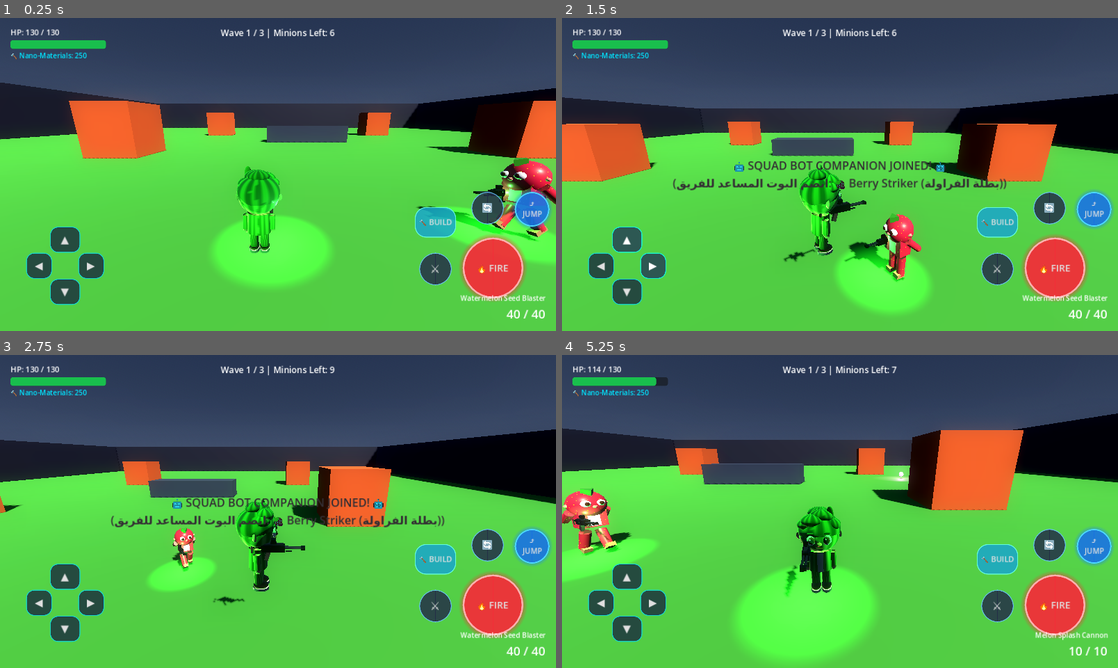
Above: before the commit, frames 1-4 (two rows, left to right).
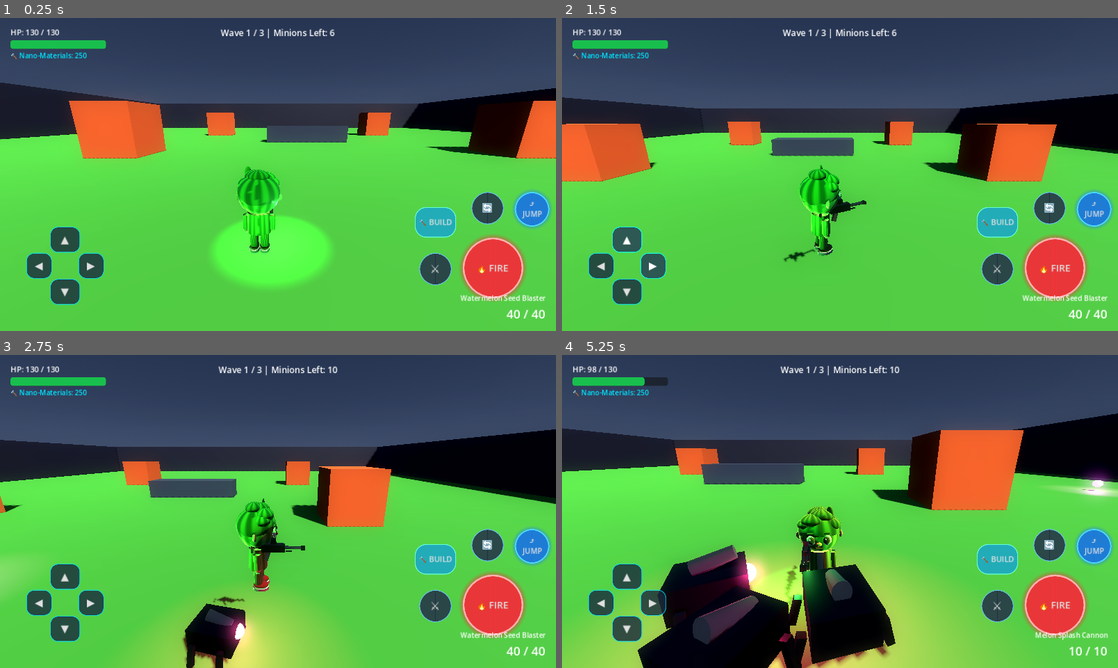
Above: after the commit, the same moments.

Repository: Seif796/TitanStrike-iOS
Game: Godot game, scene res://scenes/arena.tscn
The game is run twice, just before and just after one commit, with the same random seed, the same clock (stepped at 60 frames per second) and the same inputs. This scene is started directly instead of the project's main scene.
Inputs (mouse positions are in pixels of both pictures, inside the frame that each line leads up to):
- Up to frame 1 (0.25 s): no input
- Up to frame 2 (1.5 s): move the mouse to (962, 158) at 0.52 s; press the mouse at (962, 158) at 0.53 s; hold D (move_right) 0.53-1.25 s; tap Space (jump) at 0.77, 0.8, 1.07 s; release the mouse at (962, 158) at 1.25 s; drag from (728, 190) to (812, 237) at 1.27 s
- Up to frame 3 (2.75 s): move the mouse to (333, 442) at 2.02 s; press the mouse at (333, 442) at 2.03 s; hold D (move_right) from 2.03 s (still down); tap Space (jump) at 2.3 s
- Up to frame 4 (5.25 s): release D (move_right) at 2.75 s; release the mouse at (895, 442) at 2.75 s; drag from (812, 574) to (673, 464) at 2.77 s; move the mouse to (1006, 558) at 3.52 s; hold A (move_left) 3.53-4.25 s; tap = (switch_weapon) at 3.6 s; tap Space (jump) at 3.77, 3.8, 4.07 s; tap R (reload) at 4.15 s; drag from (673, 464) to (756, 433) at 4.27 s; move the mouse to (867, 511) at 5.02 s; press the mouse at (867, 511) at 5.03 s; hold S (move_backward) from 5.03 s (still down)

The runs differ from the first frame. In frame 1, 2.9% of the frame differs, in the area x 74-100%, y 44-79%; in frame 2, 5.0%; in frame 3, 11%; in frame 4, 26%, in the area x 0-100%, y 3-100%.

Commit message:
Add bot on/off option, stage 2 with 4 harder waves, volley fire for minions, remove pillar collision to prevent boss sticking, balance bot to support role, and fix admin unlocked notification

Diff:
--- a/scenes/arena.tscn
+++ b/scenes/arena.tscn
@@ -82,31 +82,31 @@
 
 [node name="CoverPillar1" type="CSGBox3D" parent="Map"]
 transform = Transform3D(1, 0, 0, 0, 1, 0, 0, 0, 1, -14, 2, -10)
-use_collision = true
+use_collision = false
 size = Vector3(4, 4, 4)
 material = SubResource("StandardMaterial3D_cover")
 
 [node name="CoverPillar2" type="CSGBox3D" parent="Map"]
 transform = Transform3D(1, 0, 0, 0, 1, 0, 0, 0, 1, 14, 2, -10)
-use_collision = true
+use_collision = false
 size = Vector3(4, 4, 4)
 material = SubResource("StandardMaterial3D_cover")
 
 [node name="CoverPillar3" type="CSGBox3D" parent="Map"]
 transform = Transform3D(1, 0, 0, 0, 1, 0, 0, 0, 1, -16, 2, 12)
-use_collision = true
+use_collision = false
 size = Vector3(4, 4, 4)
 material = SubResource("StandardMaterial3D_cover")
 
 [node name="CoverPillar4" type="CSGBox3D" parent="Map"]
 transform = Transform3D(1, 0, 0, 0, 1, 0, 0, 0, 1, 16, 2, 12)
-use_collision = true
+use_collision = false
 size = Vector3(4, 4, 4)
 material = SubResource("StandardMaterial3D_cover")
 
 [node name="CenterBarrier" type="CSGBox3D" parent="Map"]
 transform = Transform3D(1, 0, 0, 0, 1, 0, 0, 0, 1, 0, 1, 2)
-use_collision = true
+use_collision = false
 size = Vector3(10, 2, 2.5)
 material = SubResource("StandardMaterial3D_cover")
 
--- a/scripts/arena.gd
+++ b/scripts/arena.gd
@@ -177,13 +177,15 @@
 	if not multiplayer.is_server():
 		return
 
-	var enemy_count = 6 + (GameManager.current_wave * 4)
+	var base_count = 6 + (GameManager.current_wave * 4)
+	var enemy_count = base_count * (2 if current_stage == 2 else 1)
 	GameManager.enemies_remaining = enemy_count
 	GameManager.wave_updated.emit(GameManager.current_wave, GameManager.max_waves, enemy_count)
 	rpc("_sync_wave_info", GameManager.current_wave, GameManager.max_waves, enemy_count)
 
+	var spawn_delay = 1.3 if current_stage == 1 else 0.7  # Faster spawns in stage 2
 	for i in range(enemy_count):
-		get_tree().create_timer(i * 1.3).timeout.connect(func():
+		get_tree().create_timer(i * spawn_delay).timeout.connect(func():
 			_spawn_minion()
 		)
 
@@ -266,10 +268,16 @@
 	var spawn_nodes = spawn_points.get_children()
 	var rand_spawn = spawn_nodes.pick_random()
 	var offset = Vector3(randf_range(-5, 5), 0, randf_range(-5, 5))
+	enemies_container.add_child(minion, true)
 	minion.global_position = rand_spawn.global_position + offset
-	enemies_container.add_child(minion, true)
+	# Scale difficulty with wave and stage
+	minion.wave_level = GameManager.current_wave + (3 if current_stage == 2 else 0)
+	minion.max_hp = 85.0 + (GameManager.current_wave * 15.0) + (60.0 if current_stage == 2 else 0.0)
+	minion.current_hp = minion.max_hp
+	minion.move_speed = 5.2 + (GameManager.current_wave * 0.3) + (1.8 if current_stage == 2 else 0.0)
 
 var current_boss_phase: int = 0
+var current_stage: int = 1
 
 func _start_boss_battle() -> void:
 	current_boss_phase = 1
@@ -302,9 +310,8 @@
 func _on_boss_stage_cleared(cleared_boss_id: int) -> void:
 	if cleared_boss_id == 1:
 		_reward_materials_all(150)
-		_full_heal_all_players() # Restore full health before Boss 2!
+		_full_heal_all_players()
 		rpc("_broadcast_hud_alert", "💥 BOSS 1 DESTROYED! HEALTH RESTORED! 💥\n⚠️ AN ANCIENT MEGA TITAN AWAKENS! (البيج بوس الثاني قادم - استعدوا!) ⚠️", Color(1.0, 0.85, 0.1))
-
 		get_tree().create_timer(4.5).timeout.connect(func():
 			if multiplayer.is_server():
 				current_boss_phase = 2
@@ -313,7 +320,25 @@
 	elif cleared_boss_id == 2:
 		_reward_materials_all(300)
 		_full_heal_all_players()
-		rpc("_broadcast_hud_alert", "🏆 ALL TITANS OBLITERATED! YOU SAVED CYBERFORT! 🏆", Color(0.2, 1.0, 0.3))
+		if current_stage == 1:
+			# Move to Stage 2 — 4 waves, much harder!
+			current_stage = 2
+			current_boss_phase = 0
+			GameManager.current_wave = 1
+			GameManager.max_waves = 4
+			GameManager.current_state = GameManager.GameState.WAVE_COMBAT
+			rpc("_broadcast_hud_alert", "🔥 STAGE 2 BEGINS! 4 WAVES OF CHAOS! 🔥\n(المرحلة الثانية بدأت - 4 موجات أشرس بكتير، استعد!)", Color(1.0, 0.3, 0.05))
+			get_tree().create_timer(5.0).timeout.connect(func():
+				if multiplayer.is_server():
+					_start_next_wave()
+			)
+		else:
+			# Stage 2 complete — TRUE victory!
+			rpc("_broadcast_hud_alert", "🏆 ALL STAGES CLEARED! YOU ARE LEGEND! 🏆\n(أنهيت اللعبة كاملة - أنت أسطورة!)", Color(0.15, 1.0, 0.3))
+			get_tree().create_timer(2.5).timeout.connect(func():
+				if multiplayer.is_server():
+					GameManager.rpc("trigger_game_over", true)
+			)
 
 @rpc("call_local", "reliable")
 func _broadcast_hud_alert(msg: String, col: Color) -> void:
--- a/scripts/game_manager.gd
+++ b/scripts/game_manager.gd
@@ -18,6 +18,7 @@
 signal wave_updated(current_wave: int, max_waves: int, enemies_left: int)
 signal game_over_triggered(is_victory: bool)
 signal retry_stage_requested()
+signal admin_newly_unlocked()
 
 var current_state: GameState = GameState.MENU
 var current_wave: int = 1
@@ -29,12 +30,13 @@
 var selected_map_id: int = 0
 
 # AI Bot Companion configuration for Solo Play
-var bot_enabled: bool = true
+var bot_enabled: bool = false  # Default OFF — player must choose to enable bot
 var bot_class_id: int = 1 # Default: Berry Striker 🍓
 
 # Progression & Retry system
 const SAVE_PATH = "user://game_save.cfg"
 var admin_unlocked: bool = false
+var admin_just_unlocked: bool = false
 var has_used_retry: bool = false
 
 const MAPS: Dictionary = {
@@ -97,6 +99,7 @@
 func start_game_scene() -> void:
 	current_state = GameState.WAVE_COMBAT
 	current_wave = 1
+	max_waves = 3
 	has_used_retry = false # Reset retry chance for the new match
 	get_tree().change_scene_to_file("res://scenes/arena.tscn")
 
@@ -112,7 +115,11 @@
 
 	current_state = GameState.VICTORY if is_victory else GameState.DEFEAT
 	if is_victory:
+		var was_already_unlocked = admin_unlocked
+		admin_just_unlocked = not was_already_unlocked
 		save_admin_unlocked()
+		if not was_already_unlocked:
+			admin_newly_unlocked.emit()
 	game_over_triggered.emit(is_victory)
 
 @rpc("any_peer", "call_local", "reliable")
--- a/scripts/hud.gd
+++ b/scripts/hud.gd
@@ -106,7 +106,10 @@
 		if is_victory:
 			end_title.text = "🏆 VICTORY! 🏆"
 			end_title.modulate = Color.GREEN
-			end_desc.text = "You eliminated both Titans!\n👑 ADMIN CHARACTER UNLOCKED! (تم فتح شخصية الأدمن 500 HP!) 👑"
+			if GameManager.admin_just_unlocked:
+				end_desc.text = "You eliminated both Titans!\n👑 ADMIN CHARACTER UNLOCKED! (تم فتح شخصية الأدمن 500 HP!) 👑"
+			else:
+				end_desc.text = "You eliminated both Titans!\n🏆 ALL BOSSES DEFEATED! CYBERFORT IS SAVED! 🏆"
 			if try_again_btn:
 				try_again_btn.visible = false
 		else:
--- a/scripts/main_menu.gd
+++ b/scripts/main_menu.gd
@@ -35,22 +35,34 @@
 	class_option.item_selected.connect(_on_class_selected)
 	_update_class_info(0)
 
-	# Populate Bot Companion classes
+	# Populate Bot Companion — first item is "No Bot"
 	if bot_option:
 		bot_option.clear()
+		bot_option.add_item("🚫 بدون بوت (Solo - No Bot)", -1)
 		for id in GameManager.CLASSES:
 			var c = GameManager.CLASSES[id]
 			if id == 3 and not GameManager.admin_unlocked:
-				bot_option.add_item("🔒 Admin (Locked)", id)
+				bot_option.add_item("🔒 Admin Bot (Locked)", id)
 			else:
-				bot_option.add_item(c["name"], id)
-		bot_option.select(GameManager.bot_class_id)
+				bot_option.add_item("🤖 " + c["name"], id)
+		# Reflect current saved state
+		if not GameManager.bot_enabled:
+			bot_option.select(0)
+		else:
+			bot_option.select(GameManager.bot_class_id + 1)
 		bot_option.item_selected.connect(func(idx: int):
-			if idx == 3 and not GameManager.admin_unlocked:
-				bot_option.select(1)
-				GameManager.bot_class_id = 1
+			if idx == 0:
+				# No bot
+				GameManager.bot_enabled = false
 			else:
-				GameManager.bot_class_id = idx
+				var class_id = idx - 1
+				if class_id == 3 and not GameManager.admin_unlocked:
+					bot_option.select(2) # Force Berry Striker
+					GameManager.bot_enabled = true
+					GameManager.bot_class_id = 1
+				else:
+					GameManager.bot_enabled = true
+					GameManager.bot_class_id = class_id
 		)
 
 	create_room_btn.pressed.connect(_on_create_room_pressed)
--- a/scripts/minion.gd
+++ b/scripts/minion.gd
@@ -17,6 +17,7 @@
 var sync_pos: Vector3 = Vector3.ZERO
 var crawl_cycle: float = 0.0
 var retarget_timer: float = 0.0
+var wave_level: int = 1  # Set by arena — higher = more dangerous volley fire
 
 @onready var model: Node3D = $Model
 @onready var launcher: Node3D = $Model/Launcher
@@ -78,8 +79,8 @@
 
 	look_at_safe(global_position + dir)
 
-	# Throw ball attack at medium range (3.5m to 18m)
-	if dist > 3.0 and dist <= 18.0 and can_attack:
+	# Throw ball attack at long range (3.5m to 30m)
+	if dist > 3.0 and dist <= 30.0 and can_attack:
 		_throw_ball(target_player.global_position)
 	elif dist <= 2.8 and can_attack:
 		_melee_attack()
@@ -107,7 +108,13 @@
 
 func _throw_ball(target_pos: Vector3) -> void:
 	can_attack = false
-	rpc("_spawn_throw_visuals", target_pos)
+	var volley_count = clamp(1 + (wave_level / 2), 1, 5)  # 1–5 balls based on wave_level
+	for i in range(volley_count):
+		get_tree().create_timer(i * 0.28).timeout.connect(func():
+			if is_instance_valid(self) and not is_queued_for_deletion():
+				var spread = Vector3(randf_range(-2.0, 2.0), 0, randf_range(-2.0, 2.0))
+				rpc("_spawn_throw_visuals", target_pos + spread)
+		)
 
 	get_tree().create_timer(attack_cooldown).timeout.connect(func():
 		can_attack = true
--- a/scripts/player_bot_ai.gd
+++ b/scripts/player_bot_ai.gd
@@ -2,19 +2,20 @@
 class_name PlayerBotAI
 
 # PlayerBotAI Script (res://scripts/player_bot_ai.gd)
-# Autonomous AI companion for solo play:
-# - Fights minions and bosses actively alongside the human player.
-# - High priority: If the human player is downed, rushes to them and revives them!
-# - Aims accurately with 3D lead targeting and shoots weapons.
-# - Dynamic tactical footwork: advances, backs up, strafes to dodge enemy fire, and jumps over obstacles.
-# - Keeps reasonable squad leash distance from the human player.
+# Autonomous AI companion for solo play (SUPPORT role — not carry):
+# - Fights minions and bosses alongside the human player.
+# - High priority: If human player is downed, rushes to revive them.
+# - Fires in bursts (65% uptime) with slight aim jitter — feels human, not aimbot.
+# - Scans for targets within 30m so it doesn't steal kills across the map.
+# - Respects squad leash so it doesn't wander away from the player.
 
 @onready var bot: Player = get_parent() as Player
 
 var human_player: Player = null
 var current_target: Node3D = null
 var scan_timer: float = 0.0
-var search_interval: float = 0.2
+var search_interval: float = 0.22
+var fire_suppression_timer: float = 0.0  # Controls burst fire rhythm
 
 func _ready() -> void:
 	if not bot:
@@ -30,6 +31,7 @@
 			bot.bot_aim_target = Vector3.ZERO
 		return
 
+	fire_suppression_timer += delta
 	_locate_human_player()
 
 	scan_timer += delta
@@ -66,7 +68,7 @@
 
 func _find_best_target() -> void:
 	current_target = null
-	var closest_dist: float = 45.0
+	var closest_dist: float = 30.0  # Support bot only engages nearby threats
 
 	var candidates: Array = []
 	candidates.append_array(get_tree().get_nodes_in_group("enemies"))
@@ -102,7 +104,6 @@
 	bot.bot_aim_target = Vector3.ZERO
 
 	if dist > 2.2:
-		# Sprint to downed teammate
 		bot.input_vector = Vector2(0, -1.0)
 		if bot.is_on_wall():
 			bot.jump()
@@ -120,10 +121,10 @@
 		bot.bot_aim_target = Vector3.ZERO
 		return
 
-	# Squad leash: if human player is far away, don't stay behind forever
+	# Squad leash: if human is far, escort instead of engaging
 	if is_instance_valid(human_player) and not human_player.is_down:
 		var dist_to_human = bot.global_position.distance_to(human_player.global_position)
-		if dist_to_human > 28.0:
+		if dist_to_human > 26.0:
 			_behavior_escort_player(delta)
 			return
 
@@ -133,32 +134,35 @@
 	elif "boss_type" in current_target:
 		aim_height = 1.8
 
+	# Slight aim jitter so bot feels like a teammate, not an aimbot
+	var jitter = Vector3(randf_range(-1.0, 1.0), randf_range(-0.2, 0.5), randf_range(-1.0, 1.0))
 	var target_pos = current_target.global_position + Vector3(0, aim_height, 0)
-	bot.bot_aim_target = target_pos
+	bot.bot_aim_target = target_pos + jitter
 
-	# Turn to face enemy
 	_turn_towards(current_target.global_position, delta)
 
 	var to_target = current_target.global_position - bot.global_position
 	var dist = to_target.length()
 
-	# Tactical range maintenance (7 to 15m)
-	if dist > 15.0:
-		bot.input_vector = Vector2(0, -0.9) # Advance towards enemy
-	elif dist < 5.5:
-		bot.input_vector = Vector2(0, 0.7) # Back away
+	# Tactical range maintenance (8 to 16m)
+	if dist > 16.0:
+		bot.input_vector = Vector2(0, -0.9)
+	elif dist < 6.0:
+		bot.input_vector = Vector2(0, 0.65)
 	else:
-		# Strafe sideways dynamically to dodge enemy projectiles
-		var strafe_x = sin(Time.get_ticks_msec() * 0.003) * 0.75
+		var strafe_x = sin(Time.get_ticks_msec() * 0.003) * 0.65
 		bot.input_vector = Vector2(strafe_x, 0)
 
 	if bot.is_on_wall():
 		bot.jump()
 
-	# Open fire on enemy!
-	bot.is_firing = true
+	# Support fire: burst 65% uptime — bot fires for 3s, pauses 1.5s, repeats
+	# This makes the bot feel like a helper, not a game-winning machine
+	if fmod(fire_suppression_timer, 4.5) < 3.0:
+		bot.is_firing = true
+	else:
+		bot.is_firing = false
 
-	# Auto-reload if magazine depleted
 	if bot.active_weapon and bot.active_weapon.current_ammo <= 0 and not bot.active_weapon.is_reloading:
 		bot.active_weapon.start_reload()
 
@@ -184,4 +188,4 @@
 	dir.y = 0
 	if dir.length() > 0.1:
 		var target_angle = atan2(-dir.x, -dir.z)
-		bot.rotation.y = lerp_angle(bot.rotation.y, target_angle, 14.0 * delta)
+		bot.rotation.y = lerp_angle(bot.rotation.y, target_angle, 12.0 * delta)
